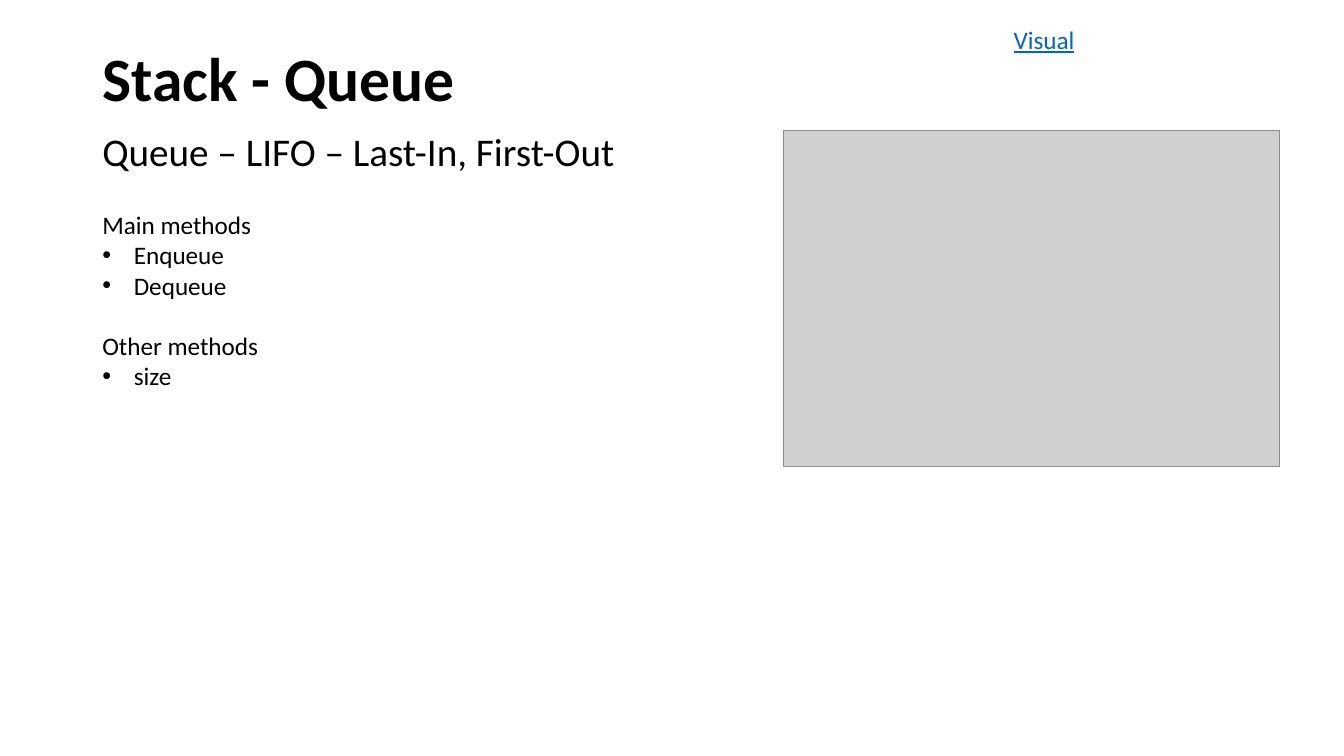
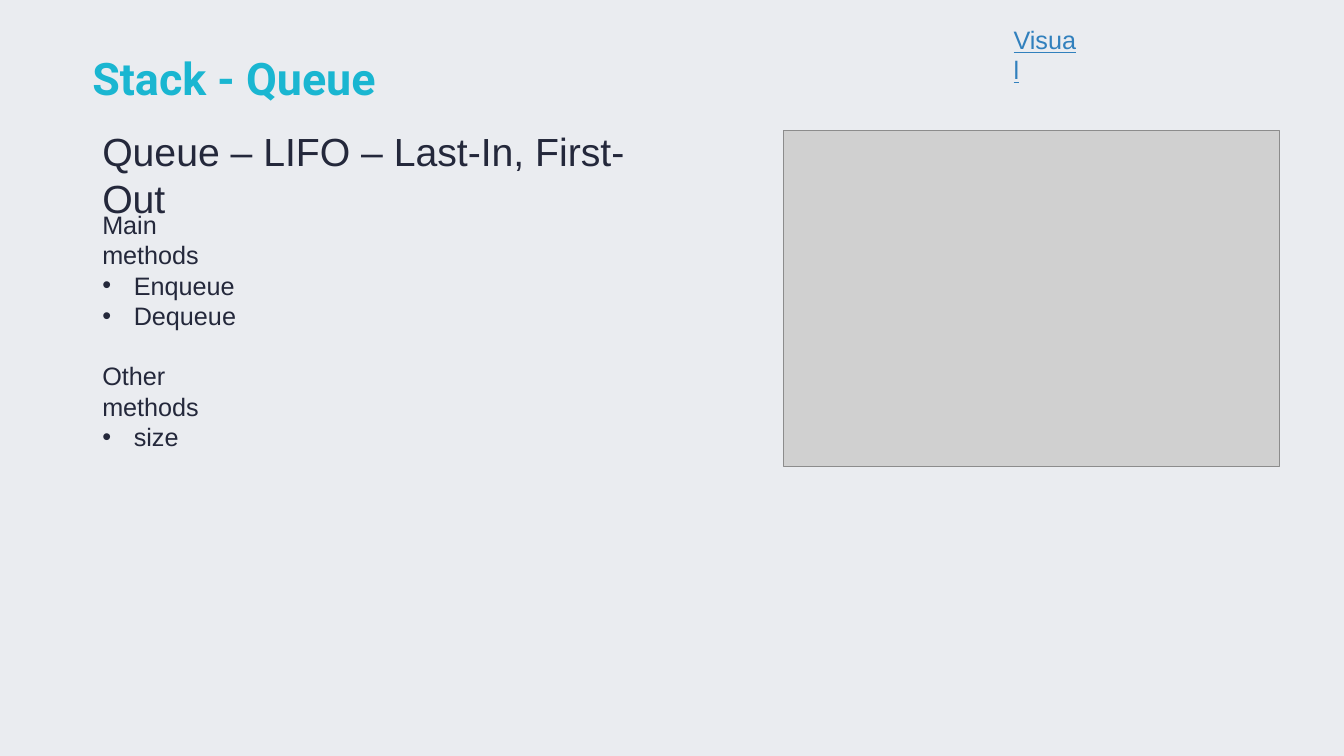
Before and after one commit to TigranVardanyan/Algorithms-and-Data-structures, a slide deck: slide 13 of ds&a.pptx (slide 12 before the commit). Drawn at 1344x756 pixels with LibreOffice and Linux fonts; fonts in the diff are those of the drawing; grey boxes stand for pictures. Boxes give left, top, right and bottom in pixels: in the first picture for what was removed or moved away, otherwise in the second. Text is boxed around its words. In the diff, an @@ line names an element or a change of style, - is before the commit and + after.

```diff
--- a/ds&a.pptx
+++ b/ds&a.pptx
@@ background #FFFFFF to #EAECF0 @@
@@ text "Visual" at bbox=[1004, 19, 1092, 59]: font Calibri to Arial, text colour #0563C1 to #3180BD @@
@@ title "Stack - Queue" at bbox=[92, 61, 375, 101]: size 44 to 32 pt, font Calibri to Roboto, text colour #000000 to #1AB6D1 @@
@@ text "Queue – LIFO – Last-In, ..." at bbox=[102, 137, 624, 221]: font Calibri to Arial, text colour #000000 to #24283B @@
@@ text "Main methods" at bbox=[102, 215, 236, 447]: font Calibri to Arial, text colour #000000 to #24283B @@
```
Also in this commit, not shown: 21 other slides changed, 1 slide added.
